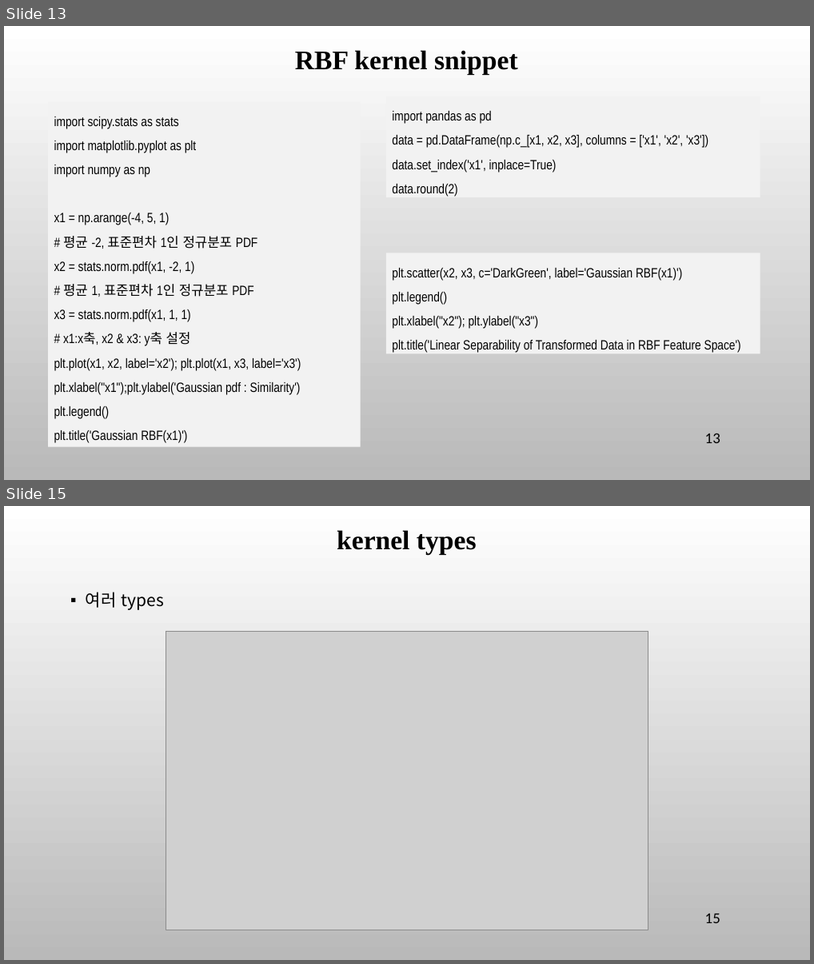
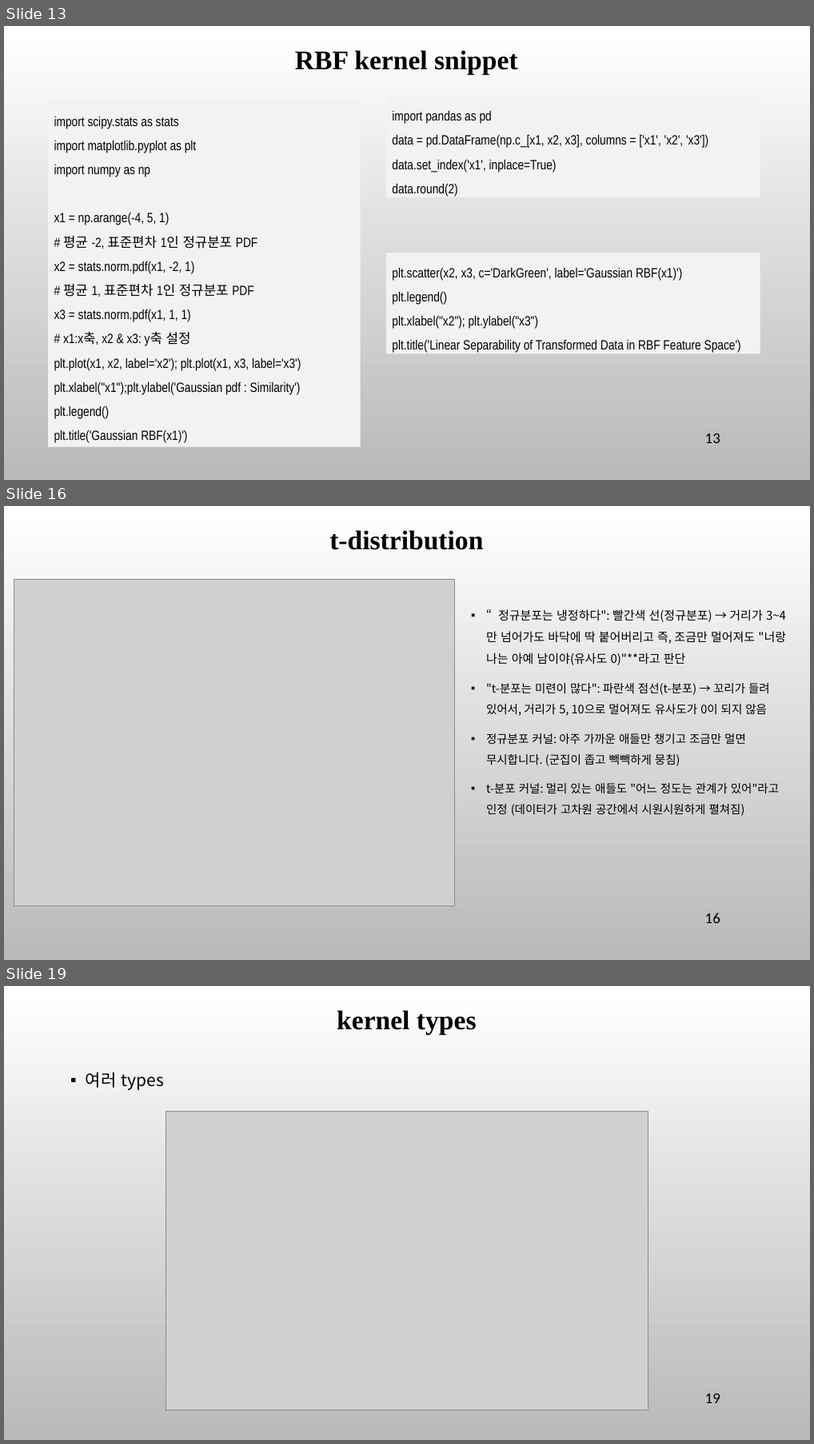
Before and after one commit to ancestor9/mathematics-for-machine-learning, a slide deck: 7_Applications of mathematics.pptx. Shown one above the other, each under a label of ours: slides 13 and 15 before the commit, slides 13, 16 and 19 after it; the slides between them are not shown. The pictures are 814x964 and 814x1444 pixels, drawn with LibreOffice and Linux fonts; fonts in the diff are those of the drawing; grey boxes stand for pictures; background and template pictures are left out. Boxes give left, top, right and bottom in pixels: in the first picture for what was removed or moved away, otherwise in the second. Text is boxed around its words. In the diff, an @@ line names an element or a change of style, - is before the commit and + after.

```diff
--- a/7_Applications of mathematics.pptx
+++ b/7_Applications of mathematics.pptx
@@ slide 16 added at box(4, 506, 810, 960), background picture (left out) @@
@@ title added at box(330, 530, 483, 550), 32 pt, text #000000, bold @@
+t-distribution
@@ picture added at box(14, 579, 454, 905) @@
@@ text added at box(486, 609, 786, 816), 13.8 pt, text #000000 @@
+▪ “정규분포는 냉정하다": 빨간색 선(정규분포) → 거리가 3~4만 넘어가도 바닥에 딱 붙어버리고 즉, 조금만 멀어져도 "너랑 나는 아예 남이야(유사도 0)"**라고 판단
+▪ "t-분포는 미련이 많다": 파란색 점선(t-분포) → 꼬리가 들려 있어서, 거리가 5, 10으로 멀어져도 유사도가 0이 되지 않음
+▪ 정규분포 커널: 아주 가까운 애들만 챙기고 조금만 멀면 무시합니다. (군집이 좁고 빽빽하게 뭉침)
+▪ t-분포 커널: 멀리 있는 애들도 "어느 정도는 관계가 있어"라고 인정 (데이터가 고차원 공간에서 시원시원하게 펼쳐짐)
@@ page number added at box(706, 912, 721, 923), 18 pt, text #000000 @@
+16
@@ what was slide 15 is now slide 19 @@
@@ page number at box(706, 1392, 721, 1403): text changed @@
-15
+19
```
Also in this commit, not shown: 3 slides changed, 3 other slides added.
